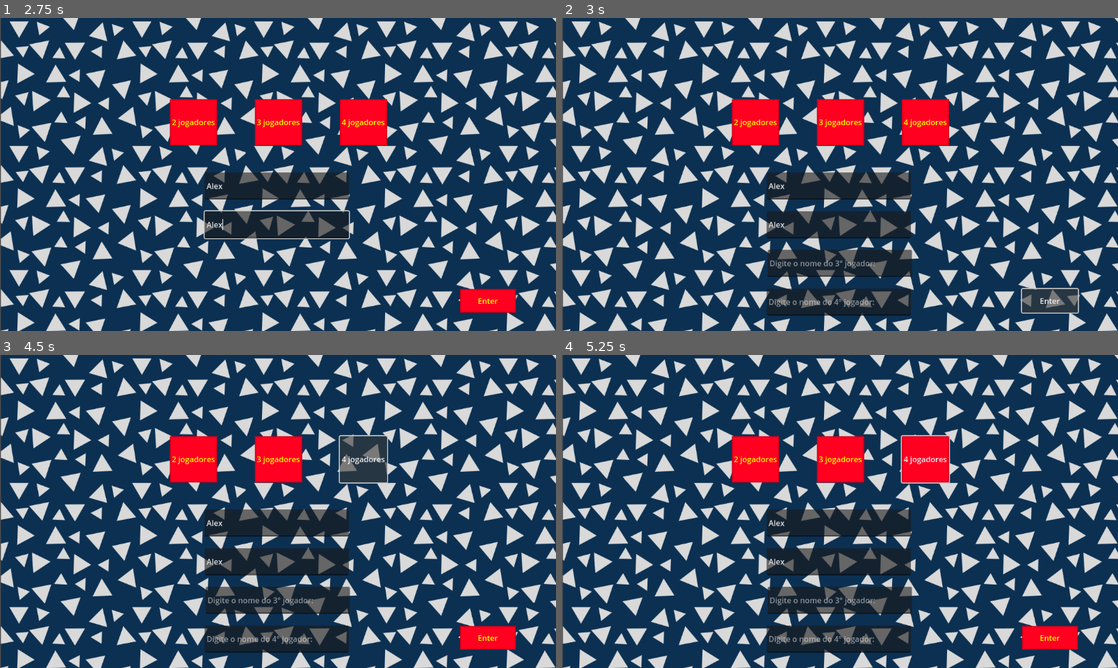
Above: before the commit, frames 1-4 (two rows, left to right).
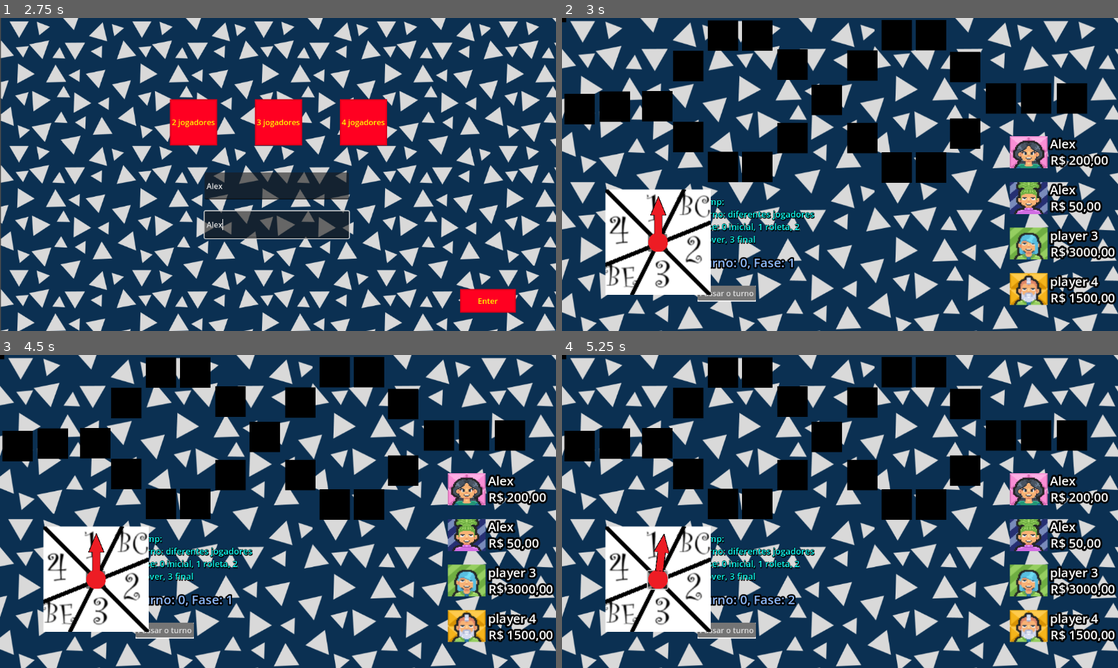
Above: after the commit, the same moments.

Repository: walo2/GameDev_ProjetoGeo
Game: Godot game, scene res://menu.tscn
Two runs of this game, one before a commit and one after it. Both use one fixed random seed, a clock stepped at 60 frames per second and the inputs below.
Inputs (mouse positions are in pixels of both pictures, inside the frame that each line leads up to):
- Up to frame 1 (2.75 s): click "INICIAR" at 0.5 s; click "2 jogadores" at 1.25 s; click (278, 187) at 2.02 s; type "Alex" at 2.1 s; click (278, 224) at 2.25 s; type "Alex" at 2.33 s
- Up to frame 2 (3 s): click "Enter" at 2.75 s
- Up to frame 3 (4.5 s): click (489, 636) at 3.5 s, where only the run before the commit has a clickable "Enter"; click (361, 458) at 4.25 s, where only the run before the commit has a clickable "4 jogadores"
- Up to frame 4 (5.25 s): click (656, 580) at 5.02 s

Frame 1 is identical in both runs. In frame 2, 63% of the frame differs, in the area x 0-100%, y 0-100%; in frame 3, 63%; in frame 4, 63%.
Error after the commit: Invalid call. Nonexistent function 'inicioJogo' in base 'Nil'. (res://player_temp.gd:22)

Commit message:
Correção na transição de cena

Diff:
--- a/Kapitalistik/MenuPlayers.gd
+++ b/Kapitalistik/MenuPlayers.gd
@@ -63,4 +63,4 @@
 
 
 func _on_enter_pressed():
-	get_tree().change_scene_to_file("res://tile_map.tscn")
+	get_tree().change_scene_to_file("res://Tiles/tile_map.tscn")
